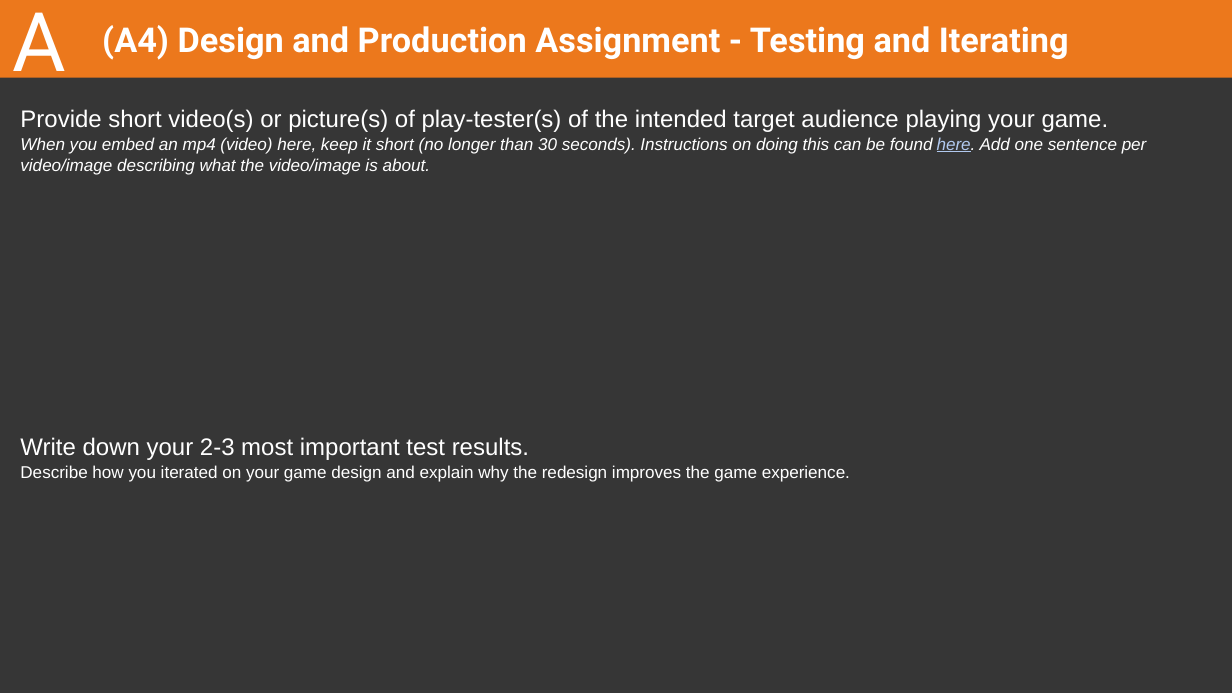
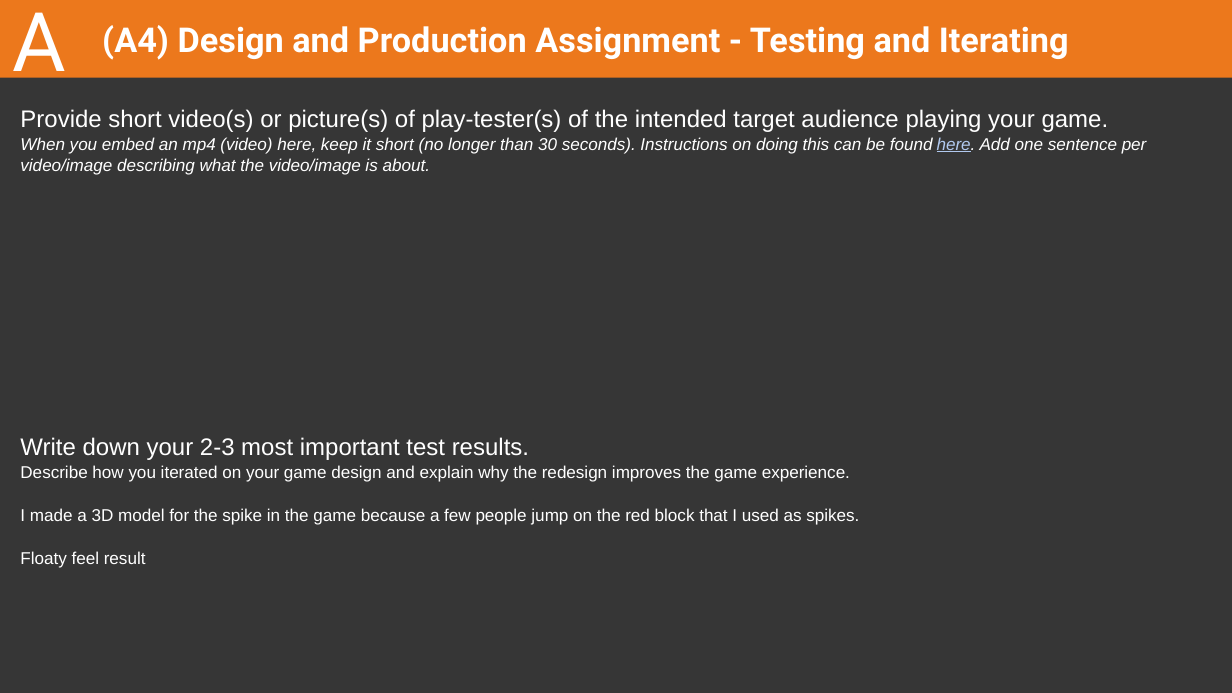
Before and after one commit to EyeOfFantasy/Buas-intake, a slide deck: slide 7 of 2023-24 CMGT Intake - Design and Production.pptx. Drawn at 1232x693 pixels with LibreOffice and Linux fonts; fonts in the diff are those of the drawing. Boxes give left, top, right and bottom in pixels: in the first picture for what was removed or moved away, otherwise in the second. Text is boxed around its words. In the diff, an @@ line names an element or a change of style, - is before the commit and + after.

```diff
--- a/2023-24 CMGT Intake - Design and Production.pptx
+++ b/2023-24 CMGT Intake - Design and Production.pptx
@@ text at (x1=20, y1=508, x2=859, y2=568): paragraphs added @@
+I made a 3D model for the spike in the game because a few people jump on the red block that I used as spikes.
+Floaty feel result
```
Also in this commit, not shown: 3 other slides changed, 5 slides added.
